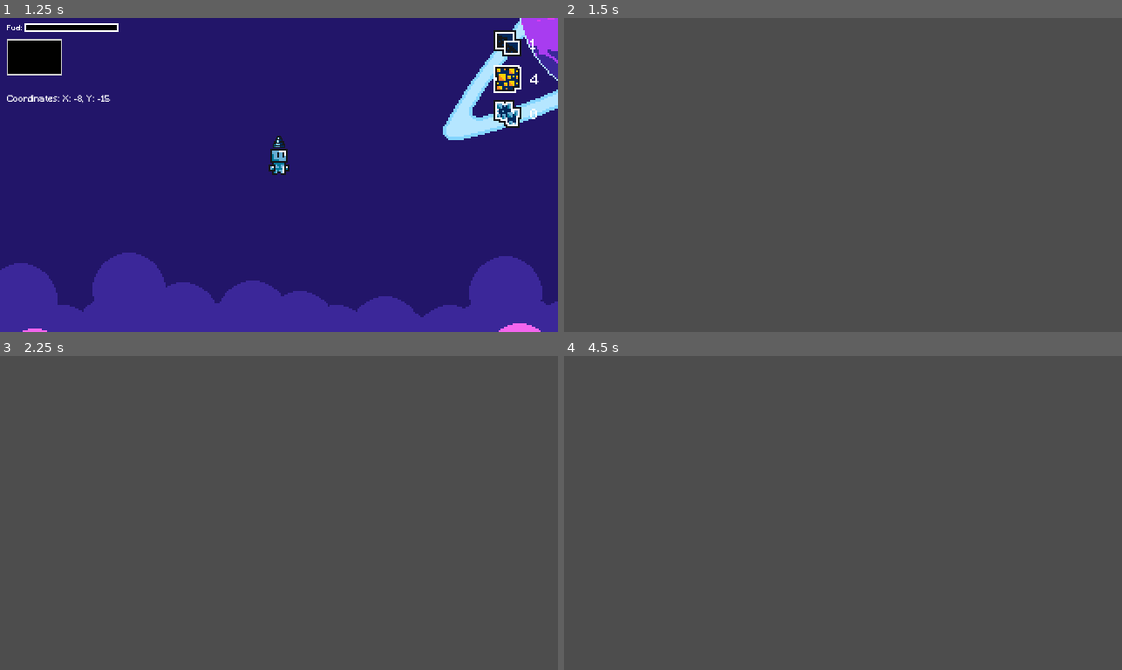
Above: before the commit, frames 1-4 (two rows, left to right).
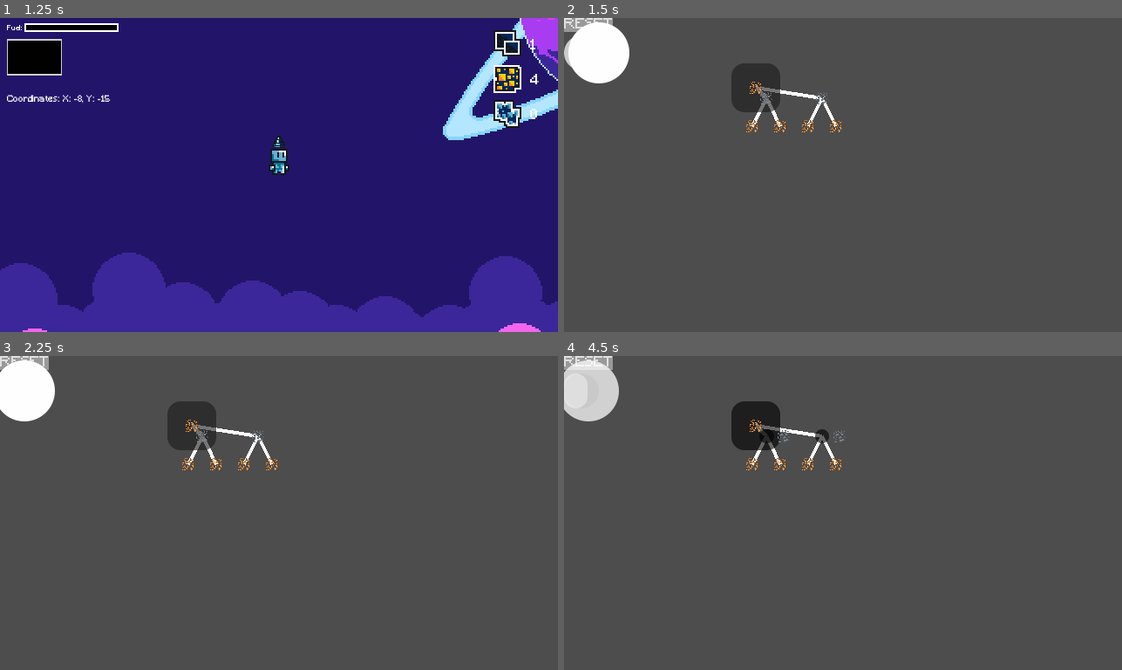
Above: after the commit, the same moments.

Repository: Renan-G-projec/A-Journey-Of-A-Robot
Game: Godot game, scene res://scenes/ui/menu.tscn
Two runs of this game, one before a commit and one after it. Both use one fixed random seed, a clock stepped at 60 frames per second and the inputs below. The engine's default icon, where the game draws it, is replaced by a stand-in: a white triangle on a blue panel in a dark square.
Inputs (mouse positions are in pixels of both pictures, inside the frame that each line leads up to):
- Up to frame 1 (1.25 s): click "Play Game" at 0.5 s
- Up to frame 2 (1.5 s): tap Enter at 1.25 s; move the mouse to (597, 55) at 1.27 s; hold D (GoRight) from 1.28 s (still down); tap T (OpenTechTree) at 1.35 s; click (597, 55) at 1.42 s
- Up to frame 3 (2.25 s): tap Up at 1.52 s; release D (GoRight) at 2 s; click (22, 362) at 2 s, where only the run after the commit has a clickable "RESET"
- Up to frame 4 (4.5 s): click (753, 425) at 2.77 s; click (764, 437) at 3.52 s; click (820, 437) at 4.27 s

Frame 1 is identical in both runs. In frame 2, 3.6% of the frame differs, in the area x 0-50%, y 0-37%; in frame 3, 3.5%; in frame 4, 3.6%.
Error before the commit: Invalid call. Nonexistent function 'has' in base 'Button (node.gd)'. (res://scripts/resources/node.gd:27)
Error after the commit: Invalid access to property or key 'zoom' on a base object of type 'null instance'. (res://scripts/ui/techtree_scene.gd:22)

Commit message:
Got Tech Tree Popup working

Diff:
--- a/scenes/ui/techtree.tscn
+++ b/scenes/ui/techtree.tscn
@@ -4,8 +4,6 @@
 [ext_resource type="Script" uid="uid://wipqk7nssg8e" path="res://scripts/ui/techtree.gd" id="1_uak1h"]
 [ext_resource type="Texture2D" uid="uid://bosgkrmrth7tg" path="res://assets/sprites/iron_ore.png" id="4_n3ral"]
 [ext_resource type="Texture2D" uid="uid://bfmk18budti48" path="res://assets/sprites/copper_ore.png" id="5_151rp"]
-
-[sub_resource type="StyleBoxEmpty" id="StyleBoxEmpty_d2kny"]
 
 [sub_resource type="StyleBoxEmpty" id="StyleBoxEmpty_bmhcj"]
 
@@ -28,11 +26,8 @@
 
 [node name="A" parent="." unique_id=2096825410 instance=ExtResource("1_8kas3")]
 layout_mode = 0
-offset_left = 64.0
-offset_top = 16.0
-offset_right = 80.0
-offset_bottom = 32.0
-theme_override_styles/normal = SubResource("StyleBoxEmpty_d2kny")
+offset_right = 56.0
+offset_bottom = 56.0
 icon = ExtResource("5_151rp")
 
 [node name="B" parent="." unique_id=1304348069 instance=ExtResource("1_8kas3")]
--- a/scenes/ui/techtree_scene.tscn
+++ b/scenes/ui/techtree_scene.tscn
@@ -7,25 +7,35 @@
 [sub_resource type="StyleBoxFlat" id="StyleBoxFlat_dkk7v"]
 
 [node name="MarginContainer" type="MarginContainer" unique_id=2062859002]
-anchors_preset = -1
-anchor_left = 1.0
+anchors_preset = 15
 anchor_right = 1.0
-offset_right = 448.0
-offset_bottom = 256.0
+anchor_bottom = 1.0
+grow_horizontal = 2
+grow_vertical = 2
 script = ExtResource("1_1x505")
 
 [node name="SubViewportContainer" type="SubViewportContainer" parent="." unique_id=686320819]
 layout_mode = 2
-stretch = true
 
-[node name="Control" type="Control" parent="SubViewportContainer" unique_id=216193615]
+[node name="SubViewport" type="SubViewport" parent="SubViewportContainer" unique_id=411035646]
+handle_input_locally = false
+size = Vector2i(150, 150)
+render_target_update_mode = 4
+
+[node name="Techtree" parent="SubViewportContainer/SubViewport" unique_id=861137030 instance=ExtResource("2_1x505")]
+anchors_preset = 15
+anchor_right = 1.0
+anchor_bottom = 1.0
+offset_right = 0.0
+offset_bottom = 0.0
+grow_horizontal = 2
+grow_vertical = 2
+
+[node name="Camera2D" type="Camera2D" parent="SubViewportContainer/SubViewport" unique_id=380389726]
+position = Vector2(128, 128)
+
+[node name="Button" type="Button" parent="SubViewportContainer" unique_id=1292479820]
 layout_mode = 2
-
-[node name="Button" type="Button" parent="SubViewportContainer/Control" unique_id=1292479820]
-layout_mode = 0
-offset_left = 256.0
-offset_right = 312.0
-offset_bottom = 24.0
 theme_override_fonts/font = ExtResource("1_xoi5o")
 theme_override_font_sizes/font_size = 16
 theme_override_styles/normal = SubResource("StyleBoxFlat_dkk7v")
@@ -38,18 +48,6 @@
 step = 0.25
 value = 1.0
 
-[node name="SubViewport" type="SubViewport" parent="SubViewportContainer" unique_id=411035646]
-handle_input_locally = false
-size = Vector2i(448, 256)
-render_target_update_mode = 4
-
-[node name="Techtree" parent="SubViewportContainer/SubViewport" unique_id=861137030 instance=ExtResource("2_1x505")]
-offset_left = 128.0
-offset_right = 192.0
-offset_bottom = 64.0
-
-[node name="Camera2D" type="Camera2D" parent="SubViewportContainer/SubViewport" unique_id=380389726]
-
 [connection signal="resized" from="SubViewportContainer" to="." method="_on_sub_viewport_container_resized"]
-[connection signal="pressed" from="SubViewportContainer/Control/Button" to="." method="_on_button_pressed"]
+[connection signal="pressed" from="SubViewportContainer/Button" to="." method="_on_button_pressed"]
 [connection signal="value_changed" from="SubViewportContainer/HSlider" to="." method="_on_h_slider_value_changed"]
--- a/scripts/resources/node.gd
+++ b/scripts/resources/node.gd
@@ -7,10 +7,10 @@
 
 func add_line(neighbor: Button) -> void:
 	var line: Line2D = Line2D.new()
-	line.width = 2
+	line.width = 4
 	line.z_index = -1
-	line.add_point(position + size / 2)
-	line.add_point(neighbor.position + neighbor.size/2)
+	line.add_point(global_position + size / 2)
+	line.add_point(neighbor.global_position + neighbor.size/2)
 
 	lines.push_back(line)
 	neighbor.neighbor_lines.push_back(line)
@@ -18,26 +18,26 @@
 
 func update_lines() -> void:
 	for line: Line2D in lines:
-		line.set_point_position(0, position + size/2)
+		line.set_point_position(0, global_position + size/2)
 	for line: Line2D in neighbor_lines:
-		line.set_point_postion(1, position + size/2)
+		line.set_point_position(1, global_position + size / 2)
 
 func set_neighbors (new_neighbors: Array) -> void:
 	for neighbor: Button in new_neighbors:
-		if not neighbor.has(neighbor):
+		if not neighbors.has(neighbor):
 			add_line(neighbor)
 	neighbors = new_neighbors
 func _on_Button_toggled(button_pressed: Button) -> void:
-	if pressed and button_pressed:
+	if button_pressed:
 		for neigbor: Button in neighbors:
 			neigbor.disabled = false
 
 
 func _process(delta: float) -> void:
-	if Input.is_action_just_pressed("mouse_left") and is_hovered():
+	if Input.is_action_just_pressed("ui_left") and is_hovered():
 		delay = delay - 1
 		if delay < 0:
 			position = get_global_mouse_position() - size/2
 			update_lines()
-	if Input.is_action_just_released("mouse_left"):
+	if Input.is_action_just_released("ui_left"):
 		delay = 10
